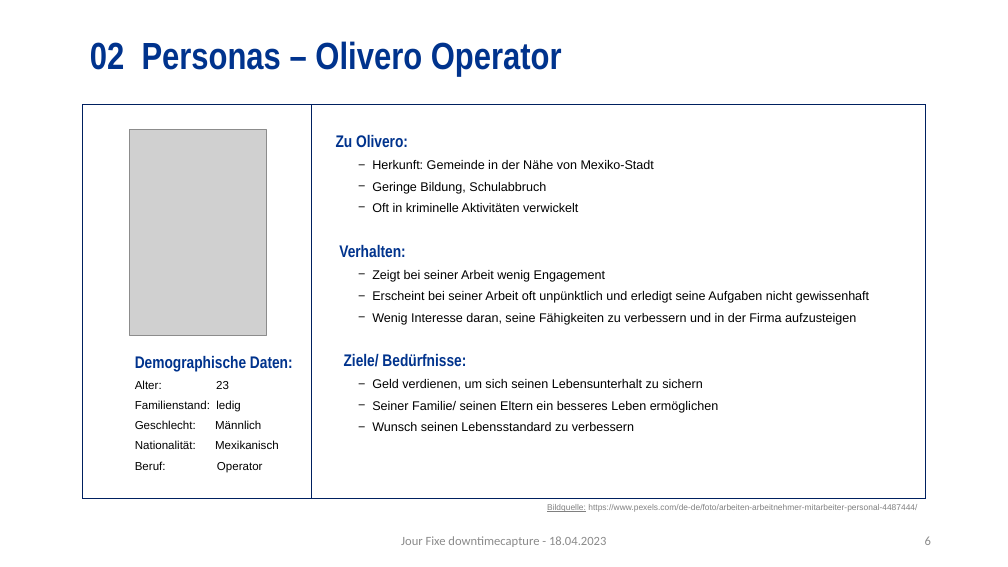
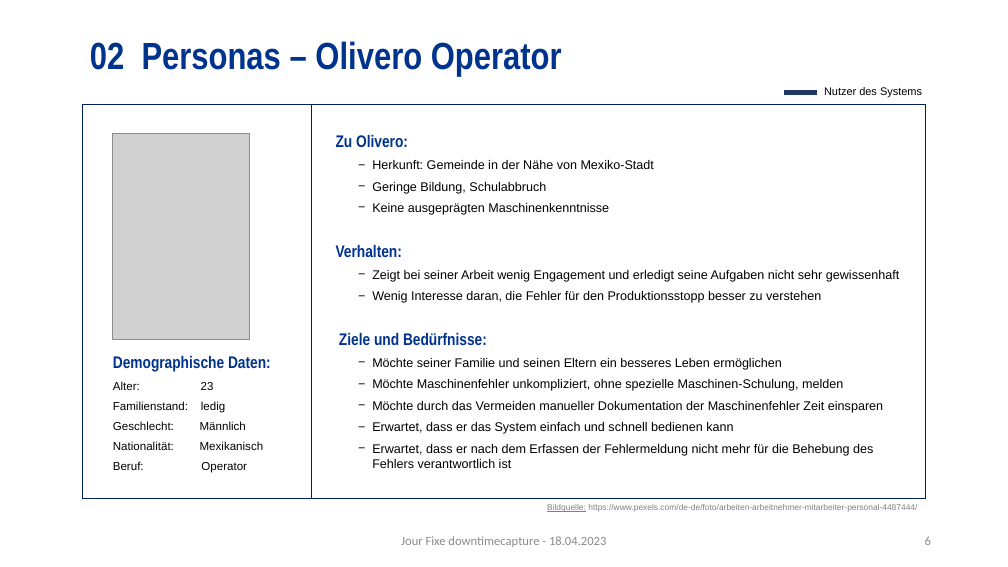
Before and after one commit to haelisa/dtc, a slide deck: slide 6 of project-docs/B_Präsentationen/JF_18.04.23_Präsentation_Ü2.pptx. Drawn at 1008x567 pixels with LibreOffice and Linux fonts; fonts in the diff are those of the drawing; grey boxes stand for pictures; background and template pictures are left out. Boxes give left, top, right and bottom in pixels: in the first picture for what was removed or moved away, otherwise in the second. Text is boxed around its words. In the diff, an @@ line names an element or a change of style, - is before the commit and + after.

```diff
--- a/project-docs/B_Präsentationen/JF_18.04.23_Präsentation_Ü2.pptx
+++ b/project-docs/B_Präsentationen/JF_18.04.23_Präsentation_Ü2.pptx
@@ text added at <box>824,87,922,97</box>, 10.5 pt, text #000000 @@
+Nutzer des Systems
@@ rectangle added at <box>785,91,817,95</box>, fill #203864, outline #203864 1 pt @@
@@ picture: place and size @@
-picture at <box>129,129,266,335</box>
+picture at <box>113,133,250,339</box>
@@ text at <box>372,203,609,215</box>: text changed @@
-  − Oft in kriminelle Aktivitäten verwickelt
+  − Keine ausgeprägten Maschinenkenntnisse
@@ text at <box>339,270,899,468</box>: text changed @@
-  − Zeigt bei seiner Arbeit wenig Engagement
-  − Erscheint bei seiner Arbeit oft unpünktlich und erledigt seine Aufgaben nicht gewissenhaft
-  − Wenig Interesse daran, seine Fähigkeiten zu verbessern und in der Firma aufzusteigen
-Ziele/ Bedürfnisse:
-  − Geld verdienen, um sich seinen Lebensunterhalt zu sichern
-  − Seiner Familie/ seinen Eltern ein besseres Leben ermöglichen
-  − Wunsch seinen Lebensstandard zu verbessern
+  − Zeigt bei seiner Arbeit wenig Engagement und erledigt seine Aufgaben nicht sehr gewissenhaft
+  − Wenig Interesse daran, die Fehler für den Produktionsstopp besser zu verstehen
+Ziele und Bedürfnisse:
+  − Möchte seiner Familie und seinen Eltern ein besseres Leben ermöglichen
+  − Möchte Maschinenfehler unkompliziert, ohne spezielle Maschinen-Schulung, melden
+  − Möchte durch das Vermeiden manueller Dokumentation der Maschinenfehler Zeit einsparen
+  − Erwartet, dass er das System einfach und schnell bedienen kann
+  − Erwartet, dass er nach dem Erfassen der Fehlermeldung nicht mehr für die Behebung des Fehlers verantwortlich ist
@@ text "Demographische Daten:": place and size @@
-text "Demographische Daten:" at <box>135,356,293,473</box>
+text "Demographische Daten:" at <box>113,356,271,473</box>
```
Also in this commit, not shown: 5 other slides changed.
